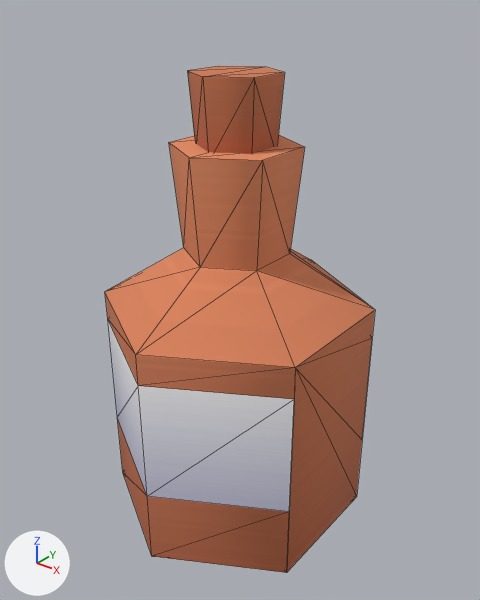
The glTF model src/assets/models/items/waterJug.glb, before and after one commit.
Both versions are drawn from a 50 mm camera at (0.1156, -0.1427, 0.1661) aimed at (0.0008, 0.0008, 0.0772). Every picture has the same lights, and +X, +Y and +Z are marked at lower left. The first picture is the older version. Mesh edges are drawn as thin lines. Vertices at exactly the same position are counted once.

The older version as bpy lines, for what is in view:
```python
me_bottle_large = bpy.data.meshes.new('bottle-large')
me_bottle_large.from_pydata(...)  # 66 vertices, 96 faces; spans x -0.0362..0.0362, y -0.0418..0.0418, z 0.0..0.1439
me_bottle_large.materials.append(mat_colormap)
ob_waterjug_bottle_large = bpy.data.objects.new('waterJug:bottle-large', me_bottle_large)
ob_waterjug_bottle_large.location = (0.0, 0.0, 0.0)
```
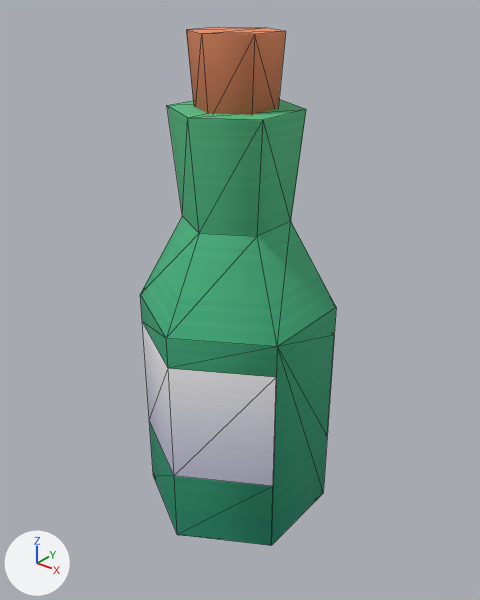
Commit message: feat: replace water jug with bottle

Location of each change, [x1, y1, x2, y2] in pixels of the pictures (480 x 600 px; the box of a moved part takes in the faces that stretch with it):
'waterJug:bottle-large', reshaped (27% narrower): before [105, 66, 375, 573]; after [140, 27, 336, 546]
part 1 of me_bottle_large, moved or reshaped: before [187, 66, 285, 154]; after [186, 27, 286, 115]
part 2 of me_bottle_large, rebuilt (27% narrower): before [105, 134, 375, 573]; after [140, 99, 336, 546]
part 3 of me_bottle_large, deleted: before [108, 321, 294, 512]

Patch to the scene script:
```diff
--- a/src/assets/models/items/waterJug.glb.py
+++ b/src/assets/models/items/waterJug.glb.py
@@ me_bottle_large @@
 # used by ob_waterjug_bottle_large; location = (0.0, 0.0, 0.0)
-me_bottle_large.from_pydata(...)  # 66 vertices, 96 faces; spans x -0.0362..0.0362, y -0.0418..0.0418, z 0.0..0.1439
+me_bottle_large.from_pydata(...)  # 60 vertices, 96 faces; spans x -0.0263..0.0263, y -0.0304..0.0304, z 0.0..0.1539
+# me_bottle_large part 1: the loose piece of 12 vertices spanning x -0.0112..0.0112, y -0.0129..0.0129, z 0.1223..0.1439 is moved by (0.0, 0.0, 0.01)
+# me_bottle_large part 2: the loose piece of 42 vertices spanning x -0.0362..0.0362, y -0.0418..0.0418, z 0.0..0.1247 is rebuilt with 48 vertices and now spans x -0.0263..0.0263, y -0.0304..0.0304, z 0.0..0.1347
+# me_bottle_large part 3: the loose piece of 12 vertices spanning x -0.0362..0.0362, y -0.0418..0.0418, z 0.029..0.0674 is deleted
 me_bottle_large.materials.append(mat_colormap)
```
